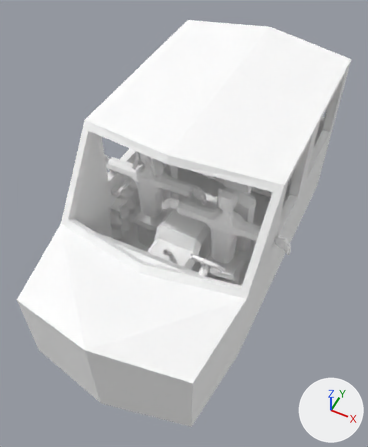
What one commit did to the Blender file Assets/_Models/Car.blend.
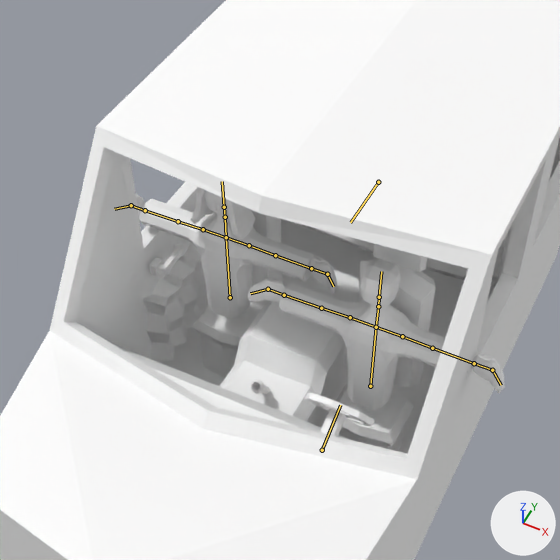
Old and new are each drawn whole from a 50 mm lens placed at (1.63, -3.99, 3.89), pointed at (0.0, -0.75, -0.17) and again close up on the part from 10% to 87% of the width and 13% to 76% of the height. Arrows for +X, +Y and +Z are at lower right; the lights stay in place. The bones that bend it are drawn over the model as lines in the close-ups.

Names of what the first close-up shows: 'Car', 'Dad', 'Mom'.
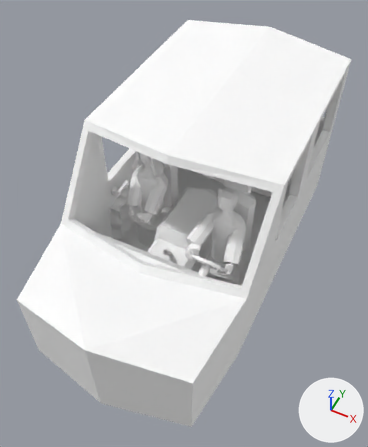
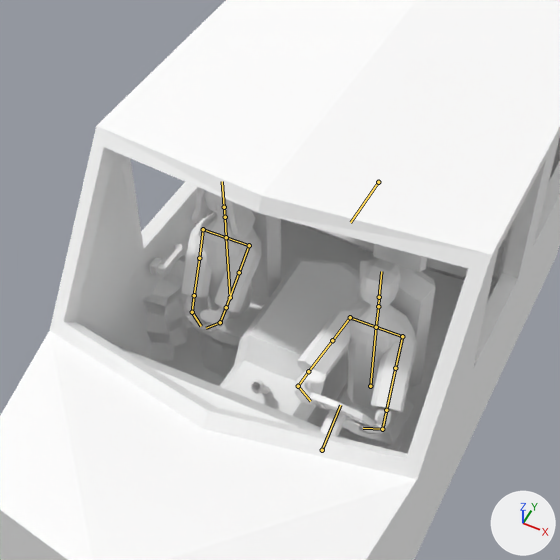
The newer file adds an action. The first version stands in its rest pose; the second is drawn at frame 1 of the action 'Drop Carrot'.

Changed parts and their boxes (x1, y1, x2, y2) in the close-ups (560 x 560 px):
'Car', posed
    both: (0, 0, 560, 560)
'Dad', posed (52% narrower, 15% taller)
    before: (247, 259, 505, 411)
    after: (294, 259, 417, 434)
'Mom', posed
    before: (135, 187, 337, 319)
    after: (181, 187, 262, 331)
bone 'UpperArm_L', root to tip
    before: (249, 245) to (275, 255)
    after: (249, 245) to (239, 272)
bone 'UpperArm_R', root to tip
    before: (203, 229) to (178, 221)
    after: (203, 229) to (199, 258)
bone 'UpperArm_L.001', root to tip
    before: (402, 336) to (432, 348)
    after: (402, 336) to (395, 368)
bone 'Hand_L.003', root to tip
    before: (492, 370) to (501, 385)
    after: (382, 429) to (363, 428)
bone 'UpperArm_R.001', root to tip
    before: (350, 317) to (321, 308)
    after: (350, 317) to (332, 340)
bone 'Hand_R.003', root to tip
    before: (268, 289) to (250, 293)
    after: (298, 386) to (310, 401)

What the commit changed:
Bone 'UpperArm_L' (bone_upperarm_l) turns from (0, 0, 0) to (-56, -3, -93) degrees about its own x, y and z.
Bone 'UpperArm_R' (bone_upperarm_r) turns from (0, 0, 0) to (-56, 3, 93) degrees about its own x, y and z.
Bone 'UpperArm_L.001' (bone_upperarm_l_001) turns from (0, 0, 0) to (-34, -8, -73) degrees about its own x, y and z.
Bone 'Hand_L.003' (bone_hand_l_003) turns from (0, 0, 0) to (0, 0, -33) degrees about its own x, y and z.
Bone 'UpperArm_R.001' (bone_upperarm_r_001) turns from (0, 0, 0) to (-12, -30, 87) degrees about its own x, y and z.
Bone 'Hand_R.003' (bone_hand_r_003) turns from (0, 0, 0) to (0, 0, 33) degrees about its own x, y and z.
Bone 'Steer' (bone_steer) turns from (0, 0, 0) to (0, 53, 0) degrees about its own x, y and z.
